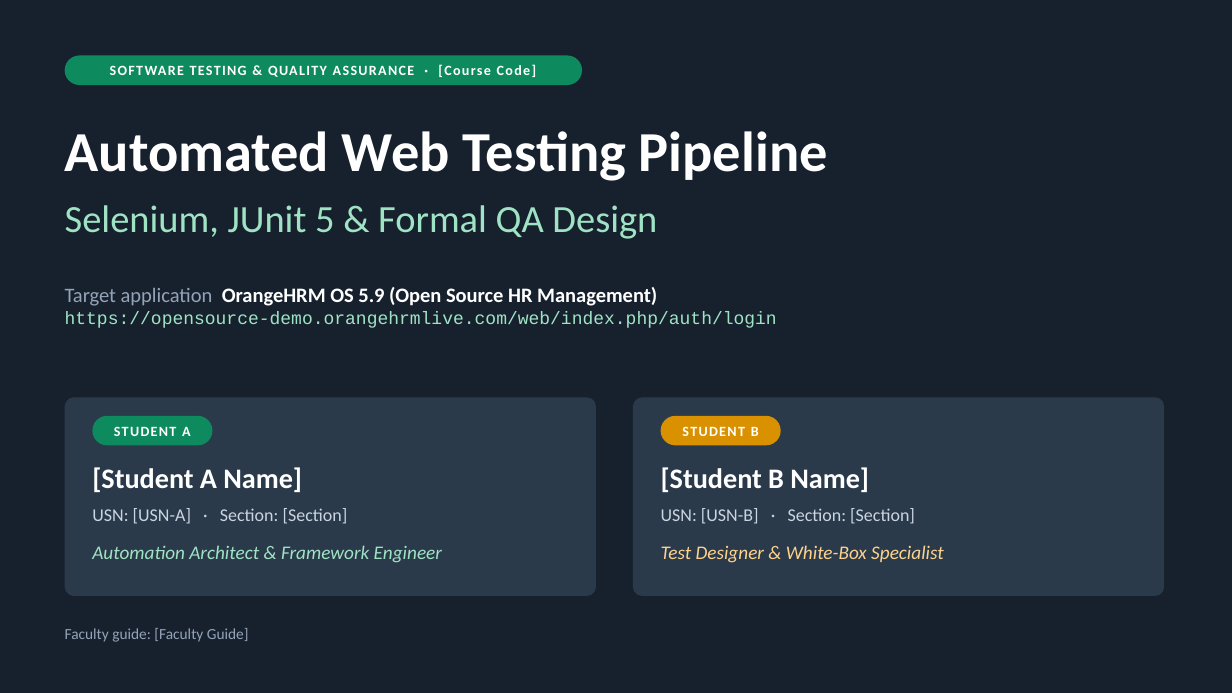
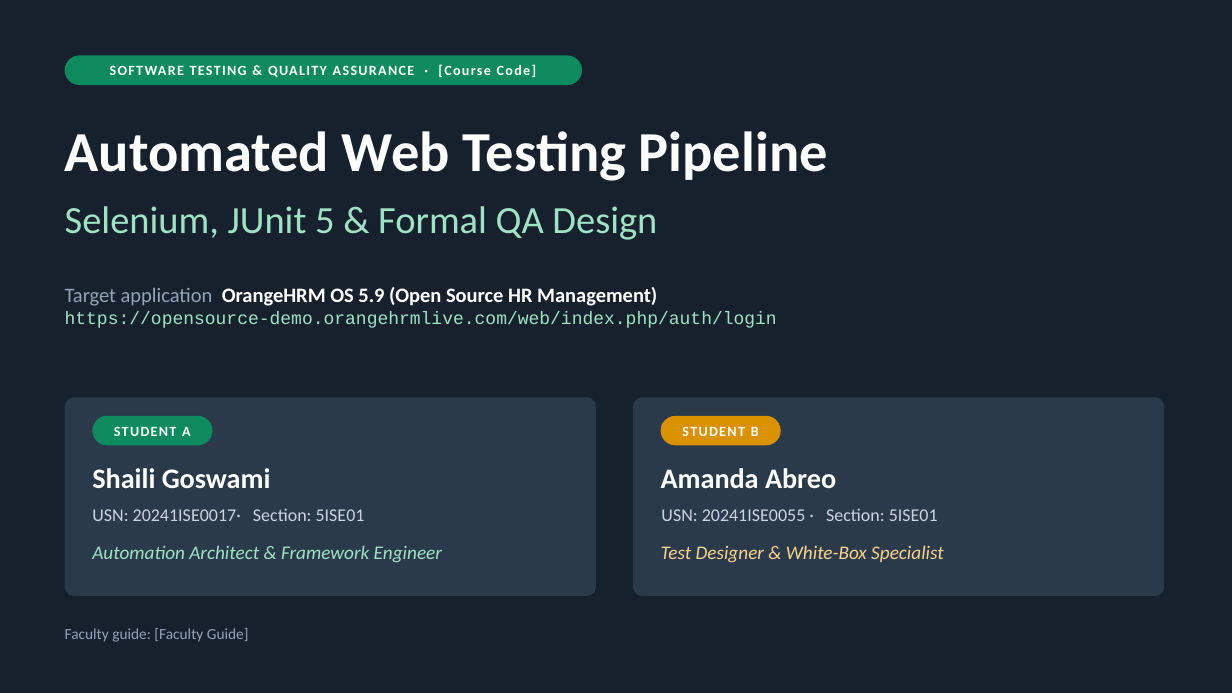
Before and after one commit to amandaabreo2006/SQATpractical, a slide deck: slide 1 of docs/Presentation.pptx. Drawn at 1232x693 pixels with LibreOffice and Linux fonts; fonts in the diff are those of the drawing. Boxes give left, top, right and bottom in pixels: in the first picture for what was removed or moved away, otherwise in the second. Text is boxed around its words. In the diff, an @@ line names an element or a change of style, - is before the commit and + after.

```diff
--- a/docs/Presentation.pptx
+++ b/docs/Presentation.pptx
@@ text at (92, 468, 271, 488): text changed @@
-[Student A Name]
+Shaili Goswami
@@ text at (661, 468, 836, 488): text changed @@
-[Student B Name]
+Amanda Abreo
@@ text at (92, 508, 365, 521): text changed @@
-USN: [USN-A] · Section: [Section]
+USN: 20241ISE0017· Section: 5ISE01
@@ text at (661, 508, 938, 521): text changed @@
-USN: [USN-B] · Section: [Section]
+USN: 20241ISE0055 · Section: 5ISE01
```
Also in this commit, not shown: 4 other slides changed, 1 other file.
